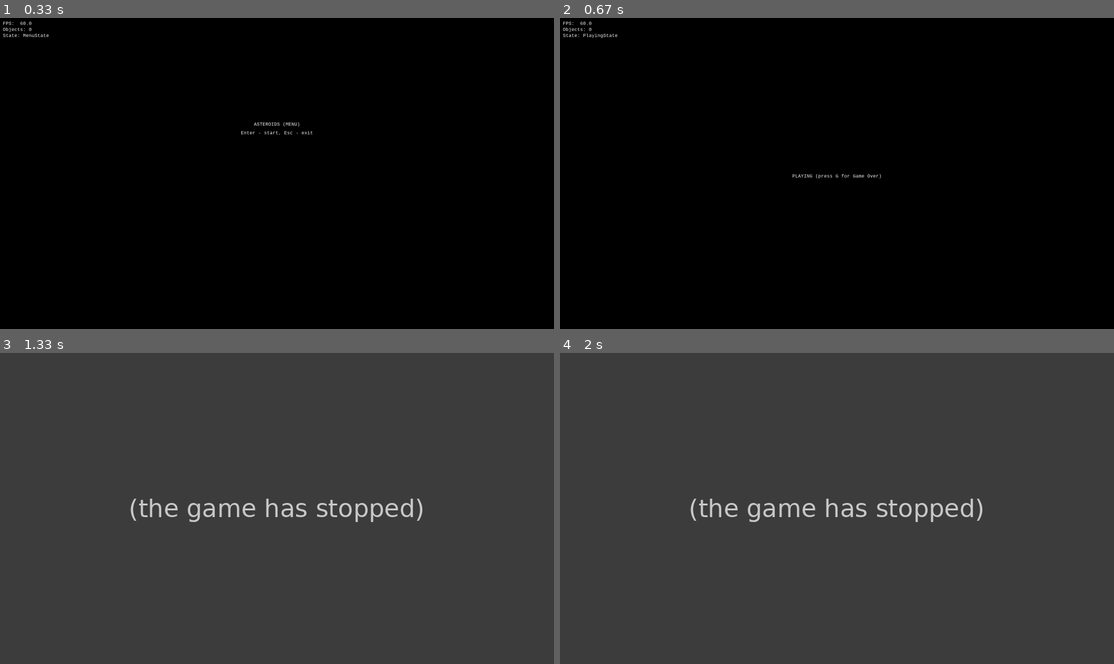
Above: before the commit, frames 1-4 (two rows, left to right).
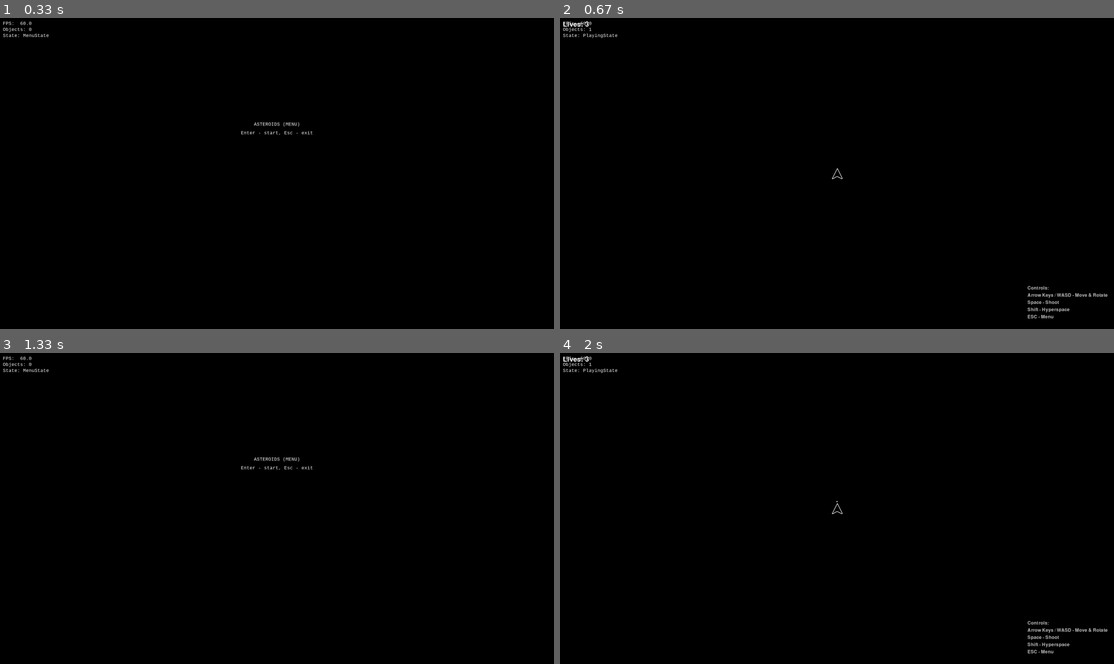
Above: after the commit, the same moments.

Repository: Ger-Ostap12/pyGame_3_kurs
Game: pygame game, started from main.py
The game is run twice, just before and just after one commit, with the same random seed, the same clock (stepped at 60 frames per second) and the same inputs.
Inputs:
- Up to frame 1 (0.33 s): no input
- Up to frame 2 (0.67 s): tap Enter at 0.33 s
- Up to frame 3 (1.33 s): tap Space at 0.67, 1.07 s; hold Esc from 1 s (still down)
- Up to frame 4 (2 s): tap Space at 1.37, 1.98 s; release Esc at 1.47 s; tap Enter at 1.5, 1.9 s

Frame 1 is identical in both runs. In frame 2, 0.4% of the frame differs, in the area x 0-99%, y 0-97%; in frame 3, 100%, in the area x 0-100%, y 0-100%; in frame 4, 100%.
Before the commit the program exited at 1 s; later frames show no game.

Commit message:
Добавлена реализация Player Ship с управлением, стрельбой и hyperspace

Diff:
--- a/core/game.py
+++ b/core/game.py
@@ -1,6 +1,6 @@
 from __future__ import annotations
 
-from typing import Dict, Tuple
+from typing import Dict, Tuple, Optional
 
 import pygame
 
--- /dev/null
+++ b/core/player.py
@@ -0,0 +1,292 @@
+from __future__ import annotations
+
+import random
+from typing import List, Optional, Tuple
+
+import pygame
+
+from core.game_object import GameObject, Vector2
+from core.input import Input
+
+
+class Bullet(GameObject):
+    """Класс пули игрока."""
+
+    SPEED = 500.0  # Скорость пули в пикселях/сек
+    LIFETIME = 1.5  # Время жизни пули в секундах
+    RADIUS = 2.0
+
+    def __init__(self, position: Vector2, direction: Vector2):
+        super().__init__(
+            position=Vector2(position),
+            velocity=direction * self.SPEED,
+            radius=self.RADIUS
+        )
+        self.lifetime = self.LIFETIME
+
+    def update(self, dt: float) -> None:
+        super().update(dt)
+        self.lifetime -= dt
+        if self.lifetime <= 0:
+            self.kill()
+
+    def draw(self, surface: pygame.Surface) -> None:
+        """Рисуем пулю как белый круг."""
+        pygame.draw.circle(
+            surface,
+            pygame.Color("white"),
+            (int(self.position.x), int(self.position.y)),
+            int(self.RADIUS)
+        )
+
+
+class BulletPool:
+    """Пул пуль для оптимизации."""
+
+    def __init__(self, max_bullets: int = 10):
+        self.max_bullets = max_bullets
+        self.bullets: List[Bullet] = []
+
+    def shoot(self, position: Vector2, direction: Vector2) -> None:
+        """Выпустить пулю из заданной позиции в заданном направлении."""
+        # Удаляем мертвые пули
+        self.bullets = [b for b in self.bullets if b.is_alive()]
+
+        # Если достигли лимита, не стреляем
+        if len(self.bullets) >= self.max_bullets:
+            return
+
+        bullet = Bullet(position, direction)
+        self.bullets.append(bullet)
+
+    def update(self, dt: float, screen_size: Tuple[int, int]) -> None:
+        """Обновить все активные пули."""
+        for bullet in self.bullets:
+            if bullet.is_alive():
+                bullet.update(dt)
+                bullet.wrap_around_screen(screen_size)
+
+    def draw(self, surface: pygame.Surface) -> None:
+        """Отрисовать все активные пули."""
+        for bullet in self.bullets:
+            if bullet.is_alive():
+                bullet.draw(surface)
+
+    def get_active_bullets(self) -> List[Bullet]:
+        """Получить список активных пуль."""
+        return [b for b in self.bullets if b.is_alive()]
+
+    def clear(self) -> None:
+        """Очистить все пули."""
+        self.bullets.clear()
+
+
+class Player(GameObject):
+    """Класс игрока - космический корабль."""
+
+    # Константы управления
+    ROTATION_SPEED = 200.0  # градусов в секунду
+    ACCELERATION = 300.0  # ускорение при тяге
+    MAX_SPEED = 400.0  # максимальная скорость
+    DRAG = 0.98  # коэффициент торможения (инерция)
+    RADIUS = 15.0  # радиус корабля для коллизий
+
+    # Константы стрельбы
+    SHOOT_COOLDOWN = 0.25  # секунд между выстрелами
+
+    # Константы Hyperspace
+    HYPERSPACE_COOLDOWN = 2.0  # секунд между использованием
+
+    # Константы жизней
+    INITIAL_LIVES = 3
+    RESPAWN_INVINCIBILITY = 2.0  # секунд неуязвимости после респауна
+
+    def __init__(self, position: Vector2, screen_size: Tuple[int, int]):
+        super().__init__(
+            position=Vector2(position),
+            velocity=Vector2(0, 0),
+            rotation=0.0,
+            radius=self.RADIUS
+        )
+
+        self.screen_size = screen_size
+        self.lives = self.INITIAL_LIVES
+        self.shoot_timer = 0.0
+        self.hyperspace_timer = 0.0
+        self.invincibility_timer = 0.0
+        self.bullet_pool = BulletPool()
+
+        # Создаем спрайт корабля (треугольник)
+        self._create_sprite()
+
+    def _create_sprite(self) -> None:
+        """Создать спрайт корабля в виде треугольника."""
+        size = int(self.radius * 2.5)
+        surface = pygame.Surface((size, size), pygame.SRCALPHA)
+
+        # Треугольник, указывающий вверх
+        points = [
+            (size // 2, 0),  # Нос корабля
+            (0, size),  # Левый угол
+            (size // 2, size * 0.75),  # Центр сзади
+            (size, size)  # Правый угол
+        ]
+
+        pygame.draw.polygon(surface, pygame.Color("white"), points, 2)
+        self.sprite = surface
+
+    def handle_input(self, input_manager: Input, dt: float) -> None:
+        """Обработать ввод от игрока."""
+        # Поворот влево (стрелка влево, A)
+        if input_manager.is_pressed(pygame.K_LEFT) or input_manager.is_pressed(pygame.K_a):
+            self.rotate(-self.ROTATION_SPEED * dt)
+
+        # Поворот вправо (стрелка вправо, D)
+        if input_manager.is_pressed(pygame.K_RIGHT) or input_manager.is_pressed(pygame.K_d):
+            self.rotate(self.ROTATION_SPEED * dt)
+
+        # Ускорение (стрелка вверх, W)
+        if input_manager.is_pressed(pygame.K_UP) or input_manager.is_pressed(pygame.K_w):
+            self.thrust(dt)
+
+        # Стрельба (пробел)
+        if input_manager.is_pressed(pygame.K_SPACE):
+            self.shoot()
+
+        # Hyperspace (Shift)
+        if input_manager.was_pressed(pygame.K_LSHIFT) or input_manager.was_pressed(pygame.K_RSHIFT):
+            self.hyperspace()
+
+    def thrust(self, dt: float) -> None:
+        """Ускорение корабля в направлении его носа."""
+        # Вычисляем направление (rotation в градусах, 0° = вверх)
+        angle_rad = math.radians(self.rotation - 90)  # -90 чтобы 0° был вверх
+        direction = Vector2(math.cos(angle_rad), math.sin(angle_rad))
+
+        # Добавляем ускорение
+        self.velocity += direction * self.ACCELERATION * dt
+
+        # Ограничиваем максимальную скорость
+        if self.velocity.length() > self.MAX_SPEED:
+            self.velocity.scale_to_length(self.MAX_SPEED)
+
+    def shoot(self) -> None:
+        """Выстрелить пулей."""
+        if self.shoot_timer > 0:
+            return
+
+        # Вычисляем направление выстрела
+        angle_rad = math.radians(self.rotation - 90)
+        direction = Vector2(math.cos(angle_rad), math.sin(angle_rad))
+
+        # Стреляем из носа корабля
+        offset = direction * self.radius
+        bullet_position = self.position + offset
+
+        self.bullet_pool.shoot(bullet_position, direction)
+        self.shoot_timer = self.SHOOT_COOLDOWN
+
+    def hyperspace(self) -> None:
+        """Телепортировать корабль в случайное место."""
+        if self.hyperspace_timer > 0:
+            return
+
+        # Случайная позиция на экране
+        self.position.x = random.uniform(50, self.screen_size[0] - 50)
+        self.position.y = random.uniform(50, self.screen_size[1] - 50)
+
+        # Сбрасываем скорость
+        self.velocity = Vector2(0, 0)
+
+        self.hyperspace_timer = self.HYPERSPACE_COOLDOWN
+
+    def update(self, dt: float) -> None:
+        """Обновить состояние игрока."""
+        # Обновляем таймеры
+        if self.shoot_timer > 0:
+            self.shoot_timer -= dt
+        if self.hyperspace_timer > 0:
+            self.hyperspace_timer -= dt
+        if self.invincibility_timer > 0:
+            self.invincibility_timer -= dt
+
+        # Применяем инерцию (торможение)
+        self.velocity *= self.DRAG
+
+        # Обновляем позицию
+        super().update(dt)
+
+        # Оборачиваем вокруг экрана
+        self.wrap_around_screen(self.screen_size)
+
+        # Обновляем пули
+        self.bullet_pool.update(dt, self.screen_size)
+
+    def draw(self, surface: pygame.Surface) -> None:
+        """Отрисовать корабль и пули."""
+        # Рисуем пули
+        self.bullet_pool.draw(surface)
+
+        # Если неуязвим, мигаем
+        if self.is_invincible():
+            if int(self.invincibility_timer * 10) % 2 == 0:
+                self._draw_ship(surface)
+        else:
+            self._draw_ship(surface)
+
+        # Отображаем жизни
+        self._draw_lives(surface)
+
+    def _draw_ship(self, surface: pygame.Surface) -> None:
+        """Отрисовать корабль с учетом поворота."""
+        if self.sprite is not None:
+            # Поворачиваем спрайт
+            rotated_sprite = pygame.transform.rotate(self.sprite, -self.rotation)
+            rect = rotated_sprite.get_rect(center=self.position)
+            surface.blit(rotated_sprite, rect)
+
+    def _draw_lives(self, surface: pygame.Surface) -> None:
+        """Отрисовать счетчик жизней."""
+        font = pygame.font.Font(None, 36)
+        lives_text = font.render(f"Lives: {self.lives}", True, pygame.Color("white"))
+        surface.blit(lives_text, (10, 10))
+
+    def is_invincible(self) -> bool:
+        """Проверить, неуязвим ли игрок."""
+        return self.invincibility_timer > 0
+
+    def take_damage(self) -> bool:
+        """Получить урон. Возвращает True, если игрок все еще жив."""
+        if self.is_invincible():
+            return True
+
+        self.lives -= 1
+
+        if self.lives > 0:
+            self.respawn()
+            return True
+        else:
+            self.kill()
+            return False
+
+    def respawn(self) -> None:
+        """Возродить игрока в центре экрана."""
+        self.position.x = self.screen_size[0] / 2
+        self.position.y = self.screen_size[1] / 2
+        self.velocity = Vector2(0, 0)
+        self.rotation = 0.0
+        self.invincibility_timer = self.RESPAWN_INVINCIBILITY
+        self.bullet_pool.clear()
+
+    def get_bullets(self) -> List[Bullet]:
+        """Получить список активных пуль для проверки коллизий."""
+        return self.bullet_pool.get_active_bullets()
+
+    def reset(self) -> None:
+        """Сбросить игрока к начальному состоянию."""
+        self.lives = self.INITIAL_LIVES
+        self.respawn()
+
+
+# Для поддержки математических функций
+import math
--- a/core/states.py
+++ b/core/states.py
@@ -2,9 +2,12 @@
 
 from abc import ABC, abstractmethod
 from enum import Enum, auto
-from typing import TYPE_CHECKING
+from typing import TYPE_CHECKING, Optional
 
 import pygame
+from pygame.math import Vector2
+
+from .player import Player
 
 if TYPE_CHECKING:
     from .game import Game
@@ -42,22 +45,13 @@
 
     @abstractmethod
     def update(self, dt: float) -> None:
-        # Здесь позже будут игрок, астероиды и т.п.
-        self.game.update_objects(dt)
+        """Обновление логики состояния."""
+        pass
 
     @abstractmethod
     def draw(self) -> None:
-        screen = self.game.screen
-        screen.fill(self.game.bg_color)
-
-        # Рисуем игровые объекты
-        self.game.draw_objects()
-
-        font = self.game.font
-        label = font.render("PLAYING (press G for Game Over)", True, self.game.text_color)
-
-        w, h = self.game.size
-        screen.blit(label, (w // 2 - label.get_width() // 2, h // 2))
+        """Отрисовка состояния."""
+        pass
 
 
 class MenuState(BaseState):
@@ -89,18 +83,42 @@
 
 
 class PlayingState(BaseState):
+    def __init__(self, game: Game) -> None:
+        super().__init__(game)
+        self.player: Optional[Player] = None
+
     @property
     def id(self) -> GameStateId:
         return GameStateId.PLAYING
 
+    def enter(self) -> None:
+        """При входе в состояние создаем игрока."""
+        # Очищаем все старые объекты
+        self.game.clear_objects()
+
+        # Создаем игрока в центре экрана
+        center = Vector2(self.game.size[0] / 2, self.game.size[1] / 2)
+        self.player = Player(position=center, screen_size=self.game.size)
+
+        # Добавляем игрока в менеджер объектов
+        self.game.add_object(self.player)
+
+    def exit(self) -> None:
+        """При выходе очищаем игрока."""
+        self.player = None
+        self.game.clear_objects()
+
     def handle_event(self, event: pygame.event.Event) -> None:
         if event.type == pygame.KEYDOWN:
             if event.key == pygame.K_ESCAPE:
-                self.game.stop()
-            if event.key == pygame.K_g:
-                self.game.change_state(GameStateId.GAME_OVER)
+                # Пауза или выход в меню
+                self.game.change_state(GameStateId.MENU)
 
     def update(self, dt: float) -> None:
+        # Обновляем игрока (обработка ввода)
+        if self.player is not None and self.player.is_alive():
+            self.player.handle_input(self.game.input, dt)
+
         # Обновляем все объекты через менеджер
         self.game.update_objects(dt)
 
@@ -108,17 +126,37 @@
         for obj in self.game.game_objects:
             obj.wrap_around_screen(self.game.size)
 
+        # Проверяем, жив ли игрок
+        if self.player is not None and not self.player.is_alive():
+            # Переходим в Game Over
+            self.game.change_state(GameStateId.GAME_OVER)
+
     def draw(self) -> None:
         screen = self.game.screen
         screen.fill(self.game.bg_color)
 
-        # Рисуем игровые объекты
+        # Рисуем игровые объекты (включая игрока)
         self.game.draw_objects()
 
-        font = self.game.font
-        label = font.render("PLAYING (press G for Game Over)", True, self.game.text_color)
-        w, h = self.game.size
-        screen.blit(label, (w // 2 - label.get_width() // 2, h // 2))
+        # Отображаем подсказки управления
+        self._draw_controls_hint()
+
+    def _draw_controls_hint(self) -> None:
+        """Отрисовка подсказок по управлению."""
+        font = pygame.font.Font(None, 24)
+        hints = [
+            "Controls:",
+            "Arrow Keys / WASD - Move & Rotate",
+            "Space - Shoot",
+            "Shift - Hyperspace",
+            "ESC - Menu"
+        ]
+
+        x, y = self.game.size[0] - 300, self.game.size[1] - 150
+        for hint in hints:
+            text_surf = font.render(hint, True, pygame.Color("gray"))
+            self.game.screen.blit(text_surf, (x, y))
+            y += 25
 
 
 class GameOverState(BaseState):
@@ -131,7 +169,7 @@
             if event.key == pygame.K_r:
                 self.game.change_state(GameStateId.PLAYING)
             elif event.key == pygame.K_ESCAPE:
-                self.game.stop()
+                self.game.change_state(GameStateId.MENU)
 
     def update(self, dt: float) -> None:
         pass
@@ -141,9 +179,13 @@
         screen.fill(self.game.bg_color)
 
         font = self.game.font
-        title = font.render("GAME OVER", True, self.game.text_color)
-        hint = font.render("R - restart, Esc - exit", True, self.game.text_color)
+        title_font = pygame.font.SysFont(FONT_NAME, FONT_SIZE * 2)
+
+        title = title_font.render("GAME OVER", True, pygame.Color("red"))
+        hint1 = font.render("R - restart", True, self.game.text_color)
+        hint2 = font.render("Esc - menu", True, self.game.text_color)
 
         w, h = self.game.size
         screen.blit(title, (w // 2 - title.get_width() // 2, h // 3))
-        screen.blit(hint, (w // 2 - hint.get_width() // 2, h // 3 + 30))
+        screen.blit(hint1, (w // 2 - hint1.get_width() // 2, h // 3 + 80))
+        screen.blit(hint2, (w // 2 - hint2.get_width() // 2, h // 3 + 110))
